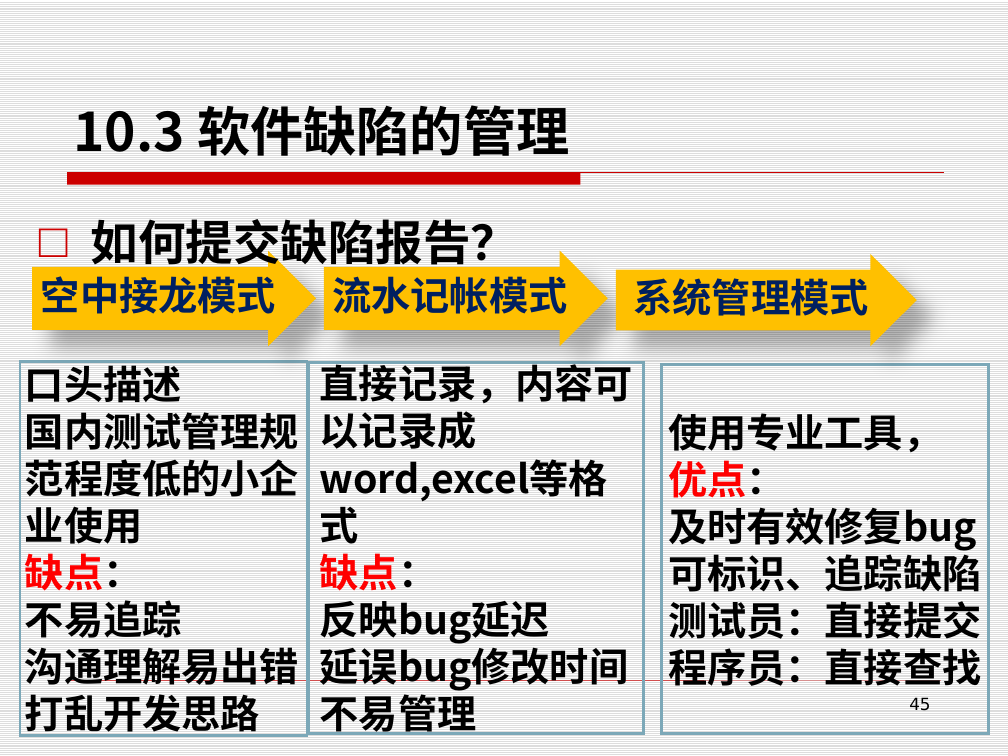
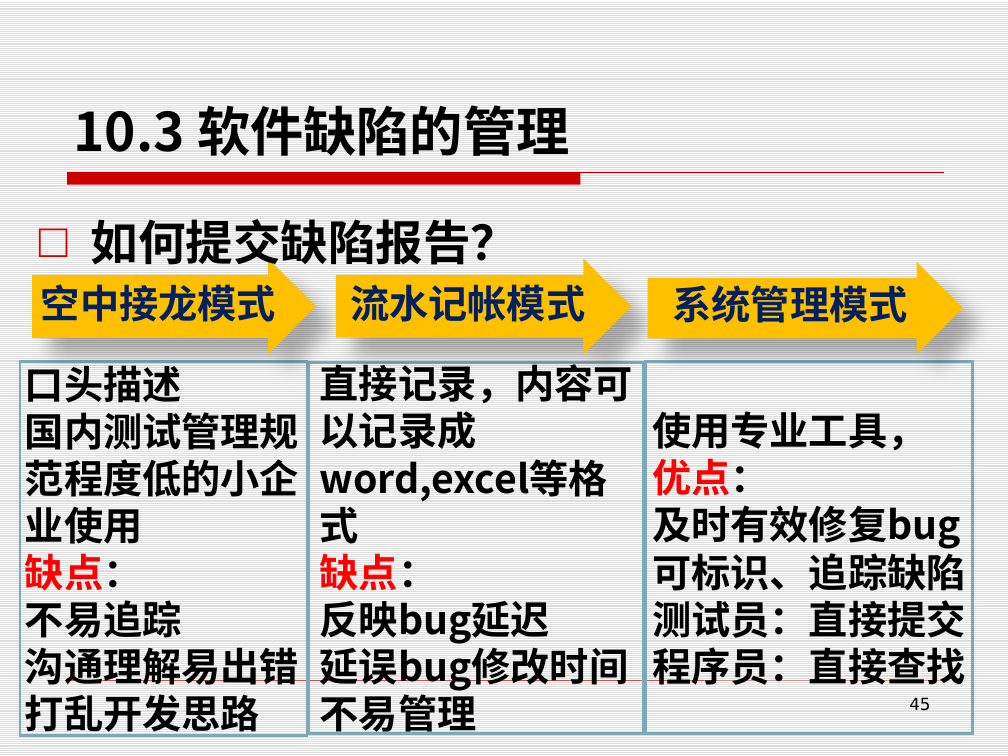
Before and after one commit to edu2act/course-foundation-software-tesing, a slide deck: slide 45 of PPT/第三部分 软件测试应用/10.2 测试过程管理.pptx. Drawn at 1008x756 pixels with LibreOffice and Linux fonts; fonts in the diff are those of the drawing. Boxes give left, top, right and bottom in pixels: in the first picture for what was removed or moved away, otherwise in the second. Text is boxed around its words. In the diff, an @@ line names an element or a change of style, - is before the commit and + after.

```diff
--- a/PPT/第三部分 软件测试应用/10.2 测试过程管理.pptx
+++ b/PPT/第三部分 软件测试应用/10.2 测试过程管理.pptx
@@ right arrow "空中接龙模式": place and size @@
-right arrow "空中接龙模式" at [32, 251, 317, 347]
+right arrow "空中接龙模式" at [32, 259, 317, 355]
@@ right arrow "流水记帐模式": place and size @@
-right arrow "流水记帐模式" at [324, 251, 608, 347]
+right arrow "流水记帐模式" at [336, 259, 631, 355]
@@ right arrow "系统管理模式": place and size @@
-right arrow "系统管理模式" at [616, 254, 916, 346]
+right arrow "系统管理模式" at [647, 262, 963, 354]
@@ rectangle "使用专业工具，": place and size @@
-rectangle "使用专业工具，" at [661, 365, 988, 734]
+rectangle "使用专业工具，" at [645, 362, 972, 734]
```
Also in this commit, not shown: 17 other slides changed, 7 other files.
